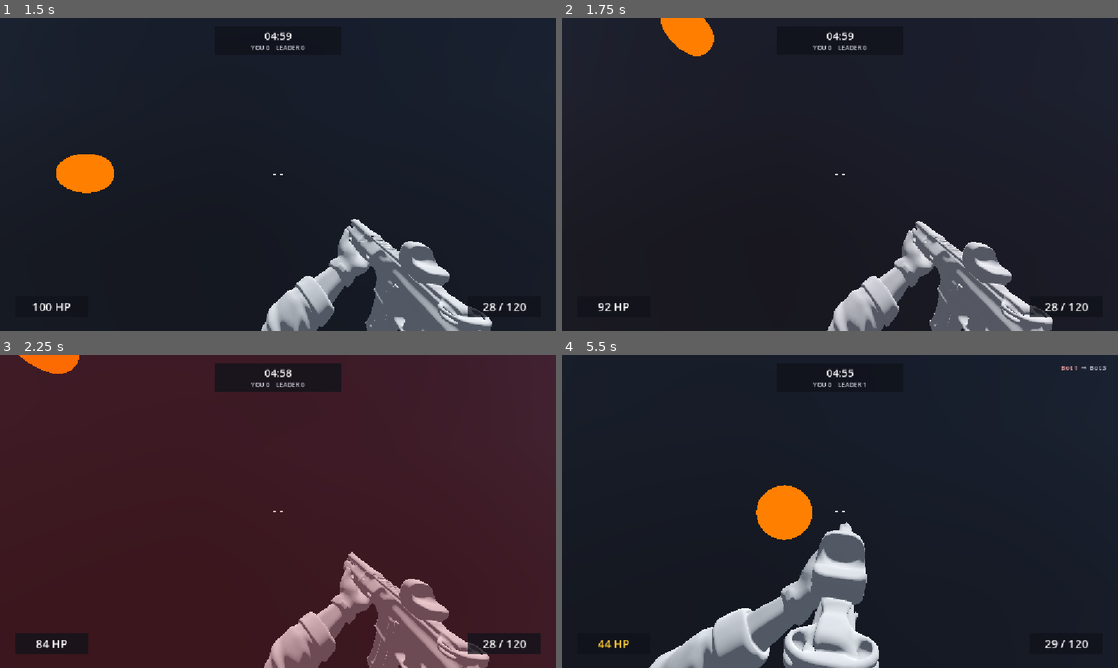
Above: before the commit, frames 1-4 (two rows, left to right).
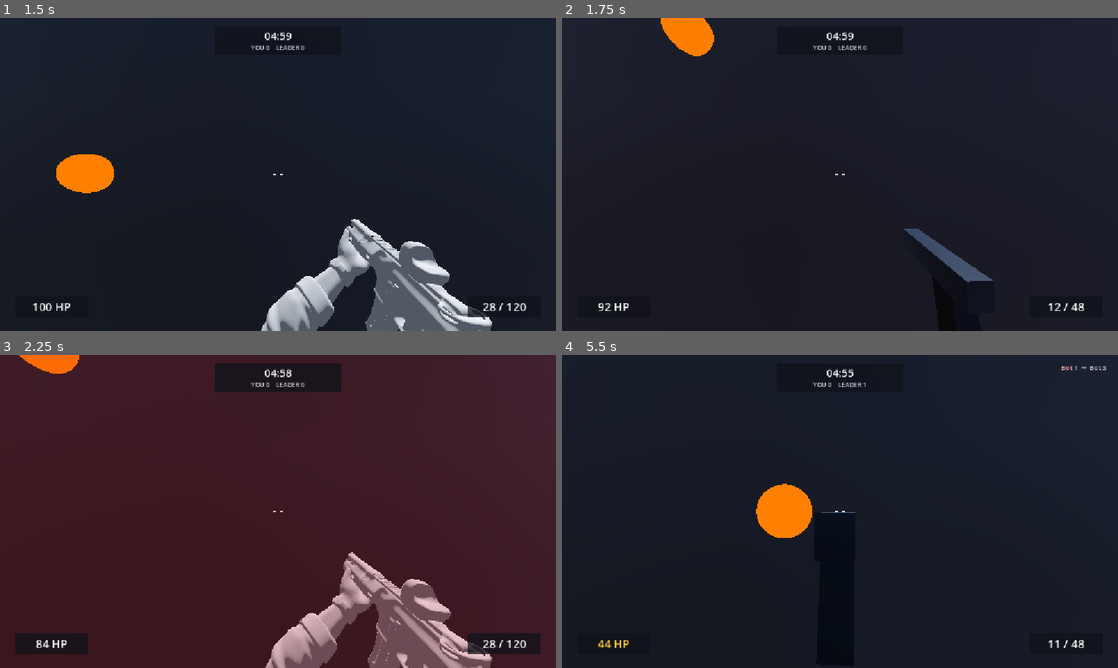
Above: after the commit, the same moments.

Repository: aimerscrypto/Project-FPS
Game: Godot game, scene res://scenes/maps/test_arena.tscn
Two runs of this game, one before a commit and one after it. Both use one fixed random seed, a clock stepped at 60 frames per second and the inputs below.
Inputs (mouse positions are in pixels of both pictures, inside the frame that each line leads up to):
- Up to frame 1 (1.5 s): tap Enter (ui_accept) at 0.5 s; move the mouse to (305, 174) at 0.52 s; hold Right mouse button (aim) 0.53-1.28 s; hold W (move_forward) from 0.53 s (still down); tap Space (jump) at 0.77 s; click (305, 174) at 0.8 s; move the mouse to (250, 174) at 1.27 s; click (250, 174) at 1.35 s
- Up to frame 2 (1.75 s): keep holding W (move_forward); tap Space (jump) at 1.52 s; tap Mouse wheel up (weapon_next) at 1.55 s
- Up to frame 3 (2.25 s): keep holding W (move_forward); move the mouse to (289, 505) at 2.02 s; tap Mouse wheel up (weapon_next) at 2.1 s
- Up to frame 4 (5.5 s): keep holding W (move_forward); tap Mouse wheel down (weapon_prev) at 2.3, 2.85 s; move the mouse to (834, 517) at 2.77 s; tap Space (jump) at 3.02, 3.77, 4.52 s; tap 1 (weapon_slot_1) at 3.05, 3.6 s; move the mouse to (878, 514) at 3.52 s; tap 2 (weapon_slot_2) at 3.8, 4.35 s; tap F3 (refill_ammo) at 4.15 s; move the mouse to (795, 508) at 4.27 s; right-click (795, 508) at 4.55 s; tap R (reload) at 4.9 s; move the mouse to (845, 511) at 5.02 s; hold Right mouse button (aim) from 5.03 s (still down); click (845, 511) at 5.3 s

Frame 1 is identical in both runs. In frame 2, 6.7% of the frame differs, in the area x 47-95%, y 64-100%; in frame 3, 0.9%; in frame 4, 8.8%, in the area x 15-95%, y 41-100%.

Commit message:
feat(weapons): add multiple weapons and switching

Diff:
--- /dev/null
+++ b/data/weapons/pistol.tres
@@ -0,0 +1,19 @@
+[gd_resource type="Resource" script_class="WeaponData" load_steps=2 format=3]
+
+[ext_resource type="Script" path="res://scripts/weapons/weapon_data.gd" id="1_script"]
+
+[resource]
+script = ExtResource("1_script")
+weapon_name = "Pistol"
+damage = 35.0
+headshot_multiplier = 2.0
+fire_rate = 5.0
+is_automatic = false
+magazine_size = 12
+reserve_ammo = 48
+reload_time = 1.4
+spread_degrees = 0.8
+range_meters = 75.0
+recoil_vertical = 0.85
+recoil_horizontal = 0.25
+recoil_recovery = 5.5
--- a/scenes/player/player.tscn
+++ b/scenes/player/player.tscn
@@ -5,6 +5,7 @@
 [ext_resource type="PackedScene" path="res://scenes/ui/crosshair.tscn" id="3_crosshair"]
 [ext_resource type="Script" uid="uid://b0aujfqbtglci" path="res://scripts/systems/health.gd" id="4_health"]
 [ext_resource type="PackedScene" path="res://scenes/ui/combat_hud.tscn" id="5_combat_hud"]
+[ext_resource type="PackedScene" uid="uid://b8y7w2pistol" path="res://scenes/weapons/pistol.tscn" id="6_pistol"]
 
 [sub_resource type="CapsuleShape3D" id="CapsuleShape3D_1"]
 radius = 0.4
@@ -27,6 +28,9 @@
 
 [node name="AssaultRifle" parent="CameraMount/Camera3D" unique_id=121975209 instance=ExtResource("2_rifle")]
 
+[node name="Pistol" parent="CameraMount/Camera3D" unique_id=892341201 instance=ExtResource("6_pistol")]
+visible = false
+
 [node name="CrosshairHUD" parent="." unique_id=800839462 instance=ExtResource("3_crosshair")]
 
 [node name="CombatHUD" parent="." unique_id=1704696351 instance=ExtResource("5_combat_hud")]
--- /dev/null
+++ b/scenes/weapons/pistol.tscn
@@ -0,0 +1,62 @@
+[gd_scene load_steps=8 format=3 uid="uid://b8y7w2pistol"]
+
+[ext_resource type="PackedScene" uid="uid://weapon_base" path="res://scenes/weapons/weapon_base.tscn" id="1_base"]
+[ext_resource type="Resource" path="res://data/weapons/pistol.tres" id="2_data"]
+
+[sub_resource type="StandardMaterial3D" id="mat_slide"]
+albedo_color = Color(0.22, 0.24, 0.27, 1)
+metallic = 0.8
+roughness = 0.35
+
+[sub_resource type="BoxMesh" id="BoxMesh_slide"]
+material = SubResource("mat_slide")
+size = Vector3(0.036, 0.042, 0.19)
+
+[sub_resource type="StandardMaterial3D" id="mat_grip"]
+albedo_color = Color(0.12, 0.13, 0.14, 1)
+metallic = 0.1
+roughness = 0.8
+
+[sub_resource type="BoxMesh" id="BoxMesh_grip"]
+material = SubResource("mat_grip")
+size = Vector3(0.034, 0.115, 0.048)
+
+[sub_resource type="StandardMaterial3D" id="mat_muzzle"]
+shading_mode = 0
+albedo_color = Color(1, 0.9, 0.35, 1)
+
+[sub_resource type="SphereMesh" id="SphereMesh_flash"]
+radius = 0.018
+height = 0.036
+
+[node name="Pistol" instance=ExtResource("1_base")]
+data = ExtResource("2_data")
+
+[node name="RayCast3D" parent="." index="0"]
+visible = false
+
+[node name="WeaponVisual" type="Node3D" parent="." index="1"]
+transform = Transform3D(1, 0, 0, 0, 1, 0, 0, 0, 1, 0.18, -0.16, -0.28)
+
+[node name="Slide" type="MeshInstance3D" parent="WeaponVisual"]
+transform = Transform3D(1, 0, 0, 0, 1, 0, 0, 0, 1, 0, 0, -0.02)
+mesh = SubResource("BoxMesh_slide")
+
+[node name="Grip" type="MeshInstance3D" parent="WeaponVisual"]
+transform = Transform3D(1, 0, 0, 0, 0.965926, 0.258819, 0, -0.258819, 0.965926, 0, -0.065, 0.035)
+mesh = SubResource("BoxMesh_grip")
+
+[node name="RightHandGrip" type="Marker3D" parent="." index="2"]
+transform = Transform3D(1, 0, 0, 0, 1, 0, 0, 0, 1, 0.18, -0.22, -0.24)
+
+[node name="LeftHandGrip" type="Marker3D" parent="." index="3"]
+transform = Transform3D(1, 0, 0, 0, 1, 0, 0, 0, 1, 0.18, -0.22, -0.24)
+
+[node name="MuzzleFlash" type="MeshInstance3D" parent="." index="4"]
+transform = Transform3D(1, 0, 0, 0, 1, 0, 0, 0, 1, 0.18, -0.16, -0.395)
+visible = false
+material_override = SubResource("mat_muzzle")
+mesh = SubResource("SphereMesh_flash")
+
+[node name="OpticPoint" type="Marker3D" parent="." index="5"]
+transform = Transform3D(1, 0, 0, 0, 1, 0, 0, 0, 1, 0.18, -0.138, -0.28)
--- a/scripts/player/player_controller.gd
+++ b/scripts/player/player_controller.gd
@@ -58,9 +58,13 @@
 @onready var _health       : Health          = $Health
 @onready var _combat_hud   : CanvasLayer     = $CombatHUD
 
-# Weapon reference — resolved at runtime so PlayerController is not tightly
-# coupled to a specific weapon type.
-@onready var _weapon : Node3D = $CameraMount/Camera3D/AssaultRifle
+# Weapon references & inventory slots (Slot 0 = Assault Rifle, Slot 1 = Pistol)
+@onready var _weapon_primary   : Node3D = find_child("AssaultRifle", true, false)
+@onready var _weapon_secondary : Node3D = find_child("Pistol", true, false)
+
+var _weapons           : Array[Node3D] = []
+var _active_slot_index : int           = 0
+var _active_weapon     : Node3D        = null
 
 
 # -----------------------------------------------------------------------------
@@ -134,14 +138,39 @@
 		_health.damage_received.connect(_on_damage_received)
 		_health.died.connect(_on_died)
 		_health.respawned.connect(_on_respawned)
-	# Give the weapon references so recoil and camera are linked.
-	if _weapon:
-		if _weapon.has_method("set_player"):
-			_weapon.set_player(self)
-		if _weapon.has_method("set_camera"):
-			_weapon.set_camera(_camera)
-		if _weapon.has_signal("ammo_changed"):
-			_weapon.ammo_changed.connect(_on_weapon_ammo_changed)
+
+	# Register weapons in inventory slots
+	_weapons.clear()
+	if is_instance_valid(_weapon_primary):
+		_weapons.append(_weapon_primary)
+	if is_instance_valid(_weapon_secondary):
+		_weapons.append(_weapon_secondary)
+
+	for w in _weapons:
+		if w.has_method("set_player"):
+			w.set_player(self)
+		if w.has_method("set_camera"):
+			w.set_camera(_camera)
+		if w.has_signal("ammo_changed"):
+			w.ammo_changed.connect(_on_weapon_ammo_changed.bind(w))
+
+	# Initialize primary weapon (Slot 0) as equipped, unequip secondary
+	_active_slot_index = 0
+	if _weapons.size() > 0:
+		_active_weapon = _weapons[0]
+		for i in range(_weapons.size()):
+			if i == _active_slot_index:
+				if _weapons[i].has_method("equip"):
+					_weapons[i].equip()
+				else:
+					_weapons[i].visible = true
+					_weapons[i].set_process(true)
+			else:
+				if _weapons[i].has_method("unequip"):
+					_weapons[i].unequip()
+				else:
+					_weapons[i].visible = false
+					_weapons[i].set_process(false)
 
 	# Connect MatchManager signals & initialize CombatHUD
 	var tree := get_tree()
@@ -154,8 +183,8 @@
 				_combat_hud.setup_match_manager(match_mgr, self)
 
 	# Initial ammo push to HUD
-	if _weapon and _weapon.has_method("get_ammo_info") and _combat_hud and _combat_hud.has_method("update_ammo"):
-		var ammo_info : Dictionary = _weapon.get_ammo_info()
+	if is_instance_valid(_active_weapon) and _active_weapon.has_method("get_ammo_info") and _combat_hud and _combat_hud.has_method("update_ammo"):
+		var ammo_info : Dictionary = _active_weapon.get_ammo_info()
 		_combat_hud.update_ammo(ammo_info.get("current", 30), ammo_info.get("reserve", 120))
 
 	# Ensure refill_ammo action is mapped to F3 as fallback
@@ -284,7 +313,10 @@
 		_health.respawn()
 
 
-func _on_weapon_ammo_changed(current: int, reserve: int) -> void:
+func _on_weapon_ammo_changed(current: int, reserve: int, weapon_source: Node = null) -> void:
+	# Only forward ammo updates for the currently active weapon
+	if weapon_source != null and weapon_source != _active_weapon:
+		return
 	if _combat_hud and _combat_hud.has_method("update_ammo"):
 		_combat_hud.update_ammo(current, reserve)
 
@@ -329,6 +361,9 @@
 	_camera.rotation_degrees.z = 0.0
 	Input.mouse_mode = Input.MOUSE_MODE_CAPTURED
 
+	if is_instance_valid(_active_weapon) and _active_weapon.has_method("equip"):
+		_active_weapon.equip()
+
 	if _combat_hud:
 		_combat_hud.hide_death()
 
@@ -339,6 +374,29 @@
 	])
 
 
+## Switches active weapon slot (0 = Primary, 1 = Secondary).
+func switch_weapon(slot_index: int) -> void:
+	if _is_dead or _is_match_ended:
+		return
+	if slot_index == _active_slot_index:
+		return
+	if slot_index < 0 or slot_index >= _weapons.size():
+		return
+
+	var old_weapon := _active_weapon
+	if is_instance_valid(old_weapon) and old_weapon.has_method("unequip"):
+		old_weapon.unequip()
+
+	_active_slot_index = slot_index
+	_active_weapon = _weapons[_active_slot_index]
+
+	if is_instance_valid(_active_weapon):
+		if _active_weapon.has_method("equip"):
+			_active_weapon.equip()
+		if _active_weapon.has_method("set_aiming"):
+			_active_weapon.set_aiming(_is_aiming)
+
+
 # =============================================================================
 # INPUT — collect mouse delta here; handle per-frame in _physics_process
 # =============================================================================
@@ -346,10 +404,11 @@
 	if _is_match_ended:
 		return
 
-	# Dev/debug: Refill ammo (F3)
+	# Dev/debug: Refill ammo (F3) for all inventory weapons
 	if event.is_action_pressed("refill_ammo") and not _is_dead:
-		if _weapon and _weapon.has_method("refill_ammo"):
-			_weapon.refill_ammo()
+		for w in _weapons:
+			if is_instance_valid(w) and w.has_method("refill_ammo"):
+				w.refill_ammo()
 
 	# Mouse look accumulation (only when alive)
 	if event is InputEventMouseMotion and Input.mouse_mode == Input.MOUSE_MODE_CAPTURED and not _is_dead:
@@ -364,11 +423,23 @@
 
 
 # =============================================================================
-# PROCESS — weapon input & ADS camera transition
+# PROCESS — weapon switching, weapon input & ADS camera transition
 # =============================================================================
 func _process(delta: float) -> void:
 	if _is_dead or _is_match_ended:
 		return
+
+	# Weapon slot switching inputs
+	if Input.is_action_just_pressed("weapon_slot_1"):
+		switch_weapon(0)
+	elif Input.is_action_just_pressed("weapon_slot_2"):
+		switch_weapon(1)
+	elif Input.is_action_just_pressed("weapon_next"):
+		if _weapons.size() > 1:
+			switch_weapon((_active_slot_index + 1) % _weapons.size())
+	elif Input.is_action_just_pressed("weapon_prev"):
+		if _weapons.size() > 1:
+			switch_weapon((_active_slot_index - 1 + _weapons.size()) % _weapons.size())
 
 	# ADS input (hold RMB)
 	var wants_aim : bool = Input.is_action_pressed("aim") or Input.is_mouse_button_pressed(MOUSE_BUTTON_RIGHT)
@@ -379,18 +450,21 @@
 	if _camera:
 		_camera.fov = lerpf(_base_fov, ADS_FOV, _ads_weight)
 
-	if _weapon == null:
-		return
-
-	if _weapon.has_method("set_aiming"):
-		_weapon.set_aiming(_is_aiming)
-
-	# Automatic fire: hold to fire.
-	if Input.is_action_pressed("fire_primary"):
-		_weapon.try_fire()
-	# Reload.
+	if _active_weapon == null or not is_instance_valid(_active_weapon):
+		return
+
+	if _active_weapon.has_method("set_aiming"):
+		_active_weapon.set_aiming(_is_aiming)
+
+	# Fire input: automatic vs semi-automatic
+	var is_auto : bool = _active_weapon.is_automatic() if _active_weapon.has_method("is_automatic") else true
+	var wants_fire : bool = Input.is_action_pressed("fire_primary") if is_auto else Input.is_action_just_pressed("fire_primary")
+	if wants_fire:
+		_active_weapon.try_fire()
+
+	# Reload input
 	if Input.is_action_just_pressed("reload"):
-		_weapon.try_reload()
+		_active_weapon.try_reload()
 
 
 # =============================================================================
--- a/scripts/weapons/weapon_base.gd
+++ b/scripts/weapons/weapon_base.gd
@@ -48,7 +48,6 @@
 
 # -----------------------------------------------------------------------------
 # WEAPON STATE
-# -----------------------------------------------------------------------------
 enum WeaponState { READY, FIRING, RELOADING }
 
 var _state           : WeaponState = WeaponState.READY
@@ -56,6 +55,8 @@
 var _reserve_ammo    : int         = 0
 var _fire_timer      : float       = 0.0   # countdown to next allowed shot
 var _reload_timer    : float       = 0.0   # countdown to reload completion
+var _equip_timer     : float       = 0.0   # equip lock countdown
+const EQUIP_DURATION : float       = 0.20  # seconds to ready weapon upon equip
 
 # Muzzle flash visibility & tuning
 var _muzzle_timer    : float       = 0.0
@@ -224,8 +225,11 @@
 # PROCESS
 # =============================================================================
 func _process(delta: float) -> void:
-	if data == null:
-		return
+	if data == null or not visible:
+		return
+
+	if _equip_timer > 0.0:
+		_equip_timer = maxf(_equip_timer - delta, 0.0)
 
 	# Fallback/standalone ADS state update if not driven by player
 	if _player == null or not _player.has_method("is_aiming"):
@@ -244,6 +248,56 @@
 # PUBLIC API — called by the player controller
 # =============================================================================
 
+## Equips this weapon, enabling presentation, processing, and broadcasting current ammo.
+func equip() -> void:
+	visible = true
+	set_process(true)
+	_equip_timer = EQUIP_DURATION
+	_has_last_cam_rot = false
+	_current_kick_pos = Vector3.ZERO
+	_current_kick_rot = Vector3.ZERO
+	_vibration_trauma = 0.0
+	_vibration_timer = 0.0
+	if is_instance_valid(_muzzle_flash):
+		_muzzle_flash.visible = false
+	ammo_changed.emit(_current_ammo, _reserve_ammo)
+
+
+## Unequips this weapon, disabling background processing and resetting transient visual offsets.
+func unequip() -> void:
+	# Safely cancel active reload without altering weapon's current or reserve ammo
+	if _state == WeaponState.RELOADING:
+		_state = WeaponState.READY
+		_reload_timer = 0.0
+		_current_reload_pos = Vector3.ZERO
+		_current_reload_rot = Vector3.ZERO
+	elif _state == WeaponState.FIRING:
+		_state = WeaponState.READY
+		_fire_timer = 0.0
+
+	_is_aiming = false
+	_ads_weight = 0.0
+	_equip_timer = 0.0
+	_has_last_cam_rot = false
+	_current_kick_pos = Vector3.ZERO
+	_current_kick_rot = Vector3.ZERO
+	_vibration_trauma = 0.0
+	if is_instance_valid(_muzzle_flash):
+		_muzzle_flash.visible = false
+	visible = false
+	set_process(false)
+
+
+## Returns true if the weapon is currently undergoing its equip transition.
+func is_equipping() -> bool:
+	return _equip_timer > 0.0
+
+
+## Returns true if the weapon fires automatically when trigger is held.
+func is_automatic() -> bool:
+	return data.is_automatic if data != null else true
+
+
 ## Sets ADS aim state from player input.
 func set_aiming(aiming: bool) -> void:
 	_is_aiming = aiming
@@ -259,10 +313,9 @@
 	return _ads_weight
 
 
-## Attempt to fire. Called every frame while fire input is held (automatic).
-## For semi-auto, call only on just_pressed.
+## Attempt to fire. Called while fire input is active.
 func try_fire() -> void:
-	if data == null:
+	if data == null or not visible or is_equipping():
 		return
 	if _state == WeaponState.RELOADING:
 		return
@@ -281,7 +334,7 @@
 
 ## Attempt to reload. Called when reload input is pressed.
 func try_reload() -> void:
-	if data == null:
+	if data == null or not visible or is_equipping():
 		return
 	if _state == WeaponState.RELOADING:
 		return
Not shown, changed: DEVELOPMENT_STATUS.md
